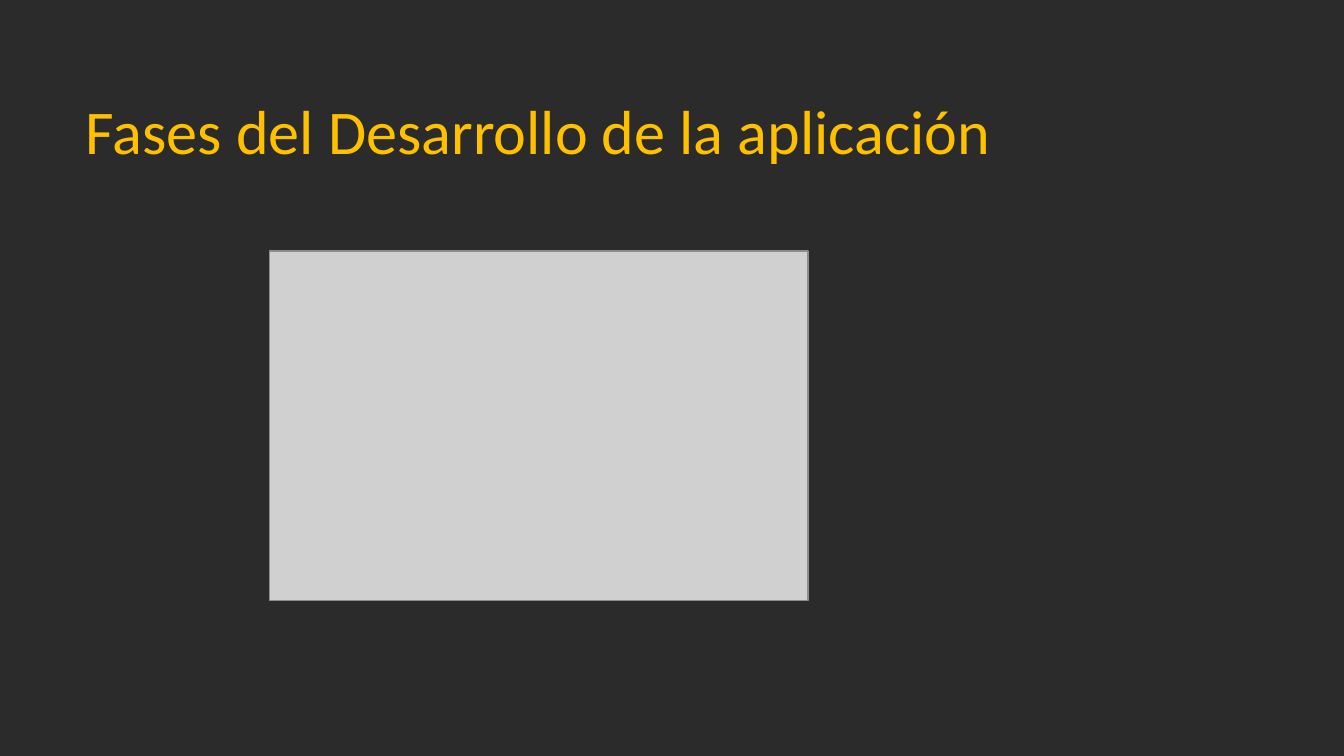
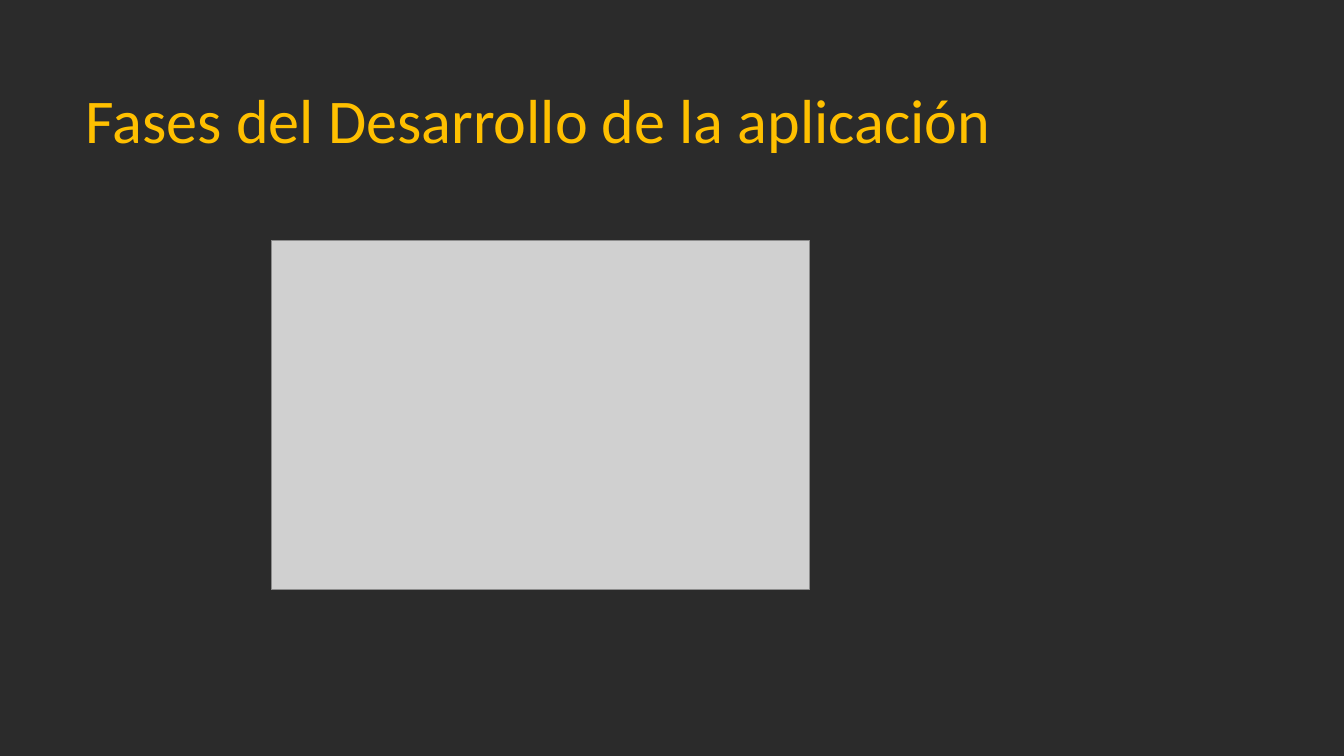
Before and after one commit to Jandycon/PROYECTOAPP, a slide deck: slide 5 of DidaktikApp.pptx. Drawn at 1344x756 pixels with LibreOffice and Linux fonts; fonts in the diff are those of the drawing; grey boxes stand for pictures; background and template pictures are left out; a plain dark background stands for a picture behind light text. Boxes give left, top, right and bottom in pixels: in the first picture for what was removed or moved away, otherwise in the second. Text is boxed around its words. In the diff, an @@ line names an element or a change of style, - is before the commit and + after.

```diff
--- a/DidaktikApp.pptx
+++ b/DidaktikApp.pptx
@@ text "Fases del Desarrollo de la ...": place and size @@
-text "Fases del Desarrollo de la ..." at [86, 111, 990, 164]
+text "Fases del Desarrollo de la ..." at [86, 100, 990, 153]
@@ picture: place and size @@
-picture at [270, 251, 808, 601]
+picture at [271, 241, 809, 590]
```
Also in this commit, not shown: 15 other slides changed.
